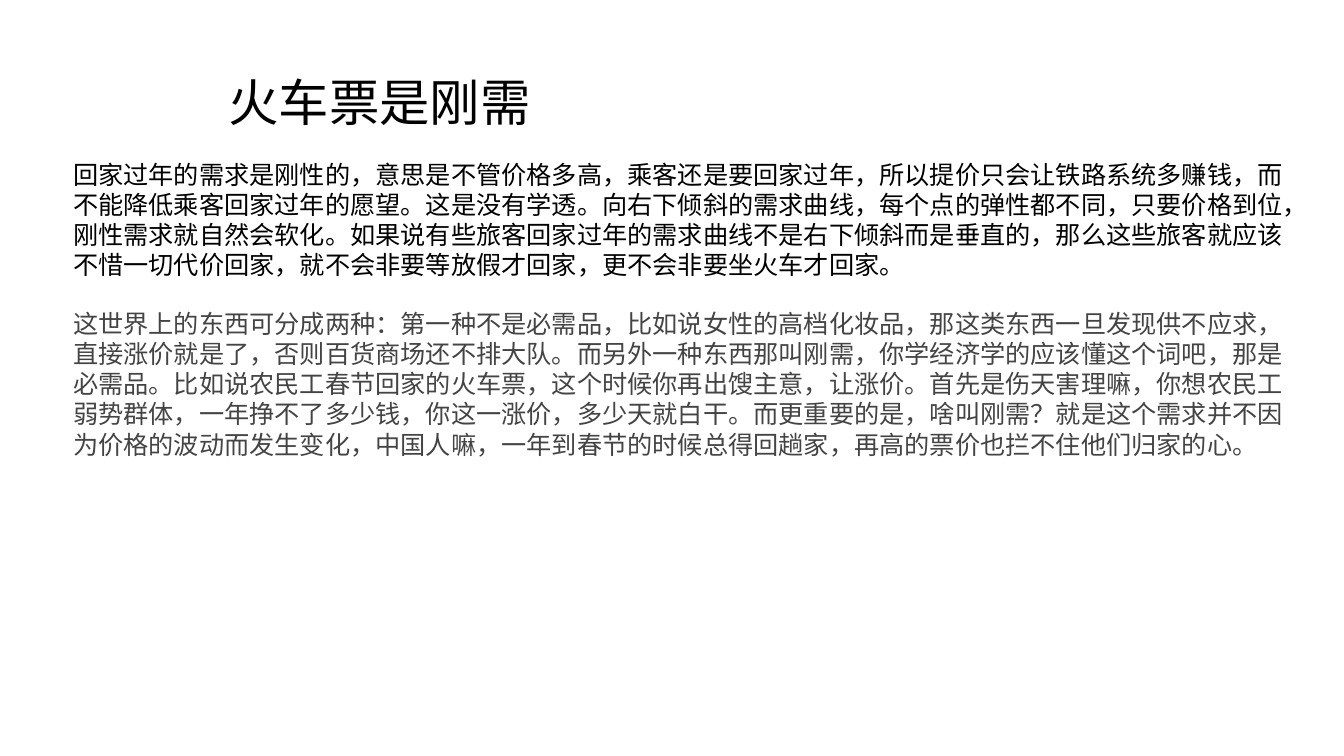
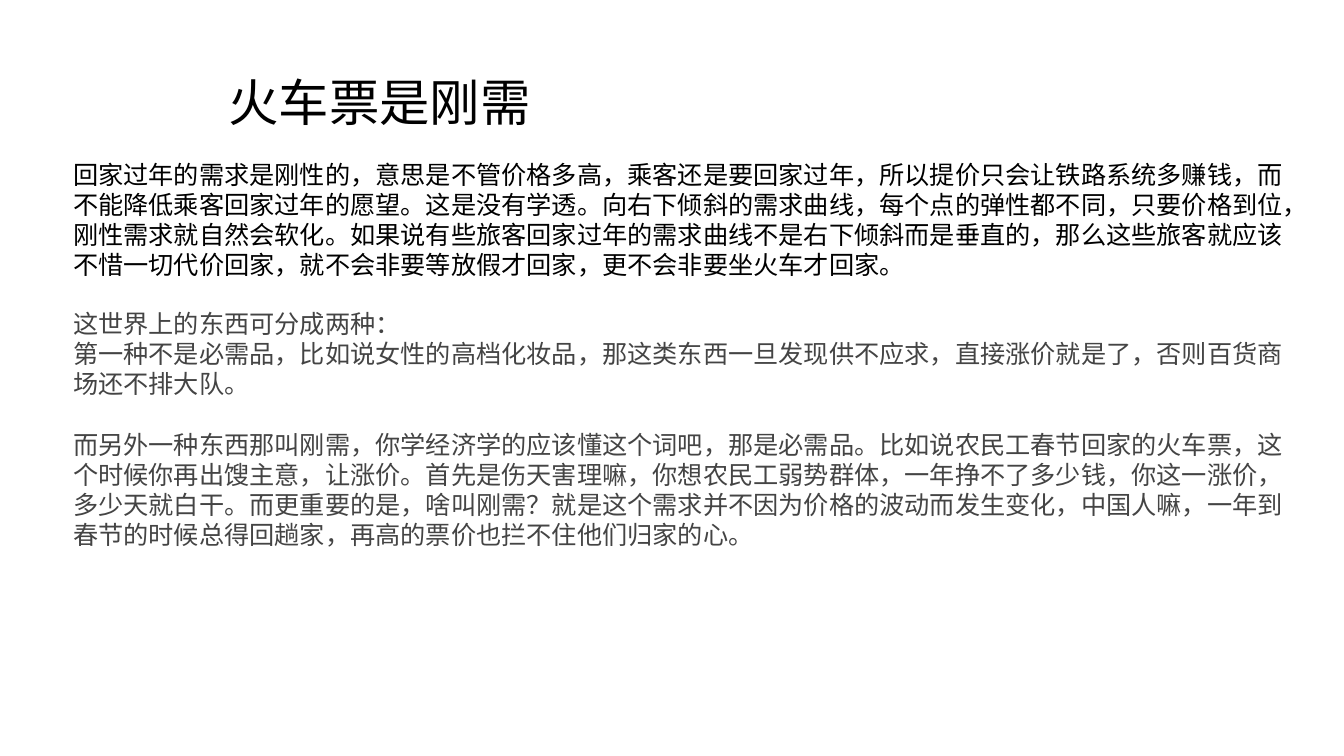
Before and after one commit to FredJiangFei/MyDocuments, a slide deck: slide 14 of 火车票/火车票.pptx. Drawn at 1344x756 pixels with LibreOffice and Linux fonts; fonts in the diff are those of the drawing. Boxes give left, top, right and bottom in pixels: in the first picture for what was removed or moved away, otherwise in the second. Text is boxed around its words. In the diff, an @@ line names an element or a change of style, - is before the commit and + after.

Commit message:
火车票

```diff
--- a/火车票/火车票.pptx
+++ b/火车票/火车票.pptx
@@ text at <box>73,312,1283,547</box>: text changed @@
-这世界上的东西可分成两种：第一种不是必需品，比如说女性的高档化妆品，那这类东西一旦发现供不应求，直接涨价就是了，否则百货商场还不排大队。而另外一种东西那叫刚需，你学经济学的应该懂这个词吧，那是必需品。比如说农民工春节回家的火车票，这个时候你再出馊主意，让涨价。首先是伤天害理嘛，你想农民工弱势群体，一年挣不了多少钱，你这一涨价，多少天就白干。而更重要的是，啥叫刚需？就是这个需求并不因为价格的波动而发生变化，中国人嘛，一年到春节的时候总得回趟家，再高的票价也拦不住他们归家的心。
+这世界上的东西可分成两种：
+第一种不是必需品，比如说女性的高档化妆品，那这类东西一旦发现供不应求，直接涨价就是了，否则百货商场还不排大队。
+而另外一种东西那叫刚需，你学经济学的应该懂这个词吧，那是必需品。比如说农民工春节回家的火车票，这个时候你再出馊主意，让涨价。首先是伤天害理嘛，你想农民工弱势群体，一年挣不了多少钱，你这一涨价，多少天就白干。而更重要的是，啥叫刚需？就是这个需求并不因为价格的波动而发生变化，中国人嘛，一年到春节的时候总得回趟家，再高的票价也拦不住他们归家的心。
```
Also in this commit, not shown: 10 other slides changed, 18 slides added, 3 slides removed.
